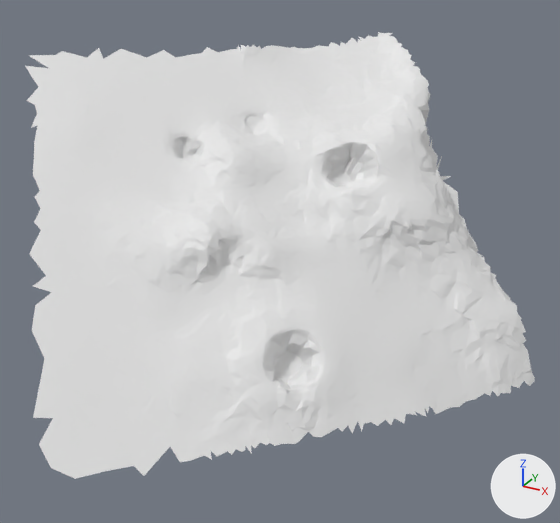
Before and after pictures for a commit that changed the glTF model moon small_tiles/tile_057.glb.
Both versions are drawn from a 50 mm camera at (19.01, -21.22, 23.48) aimed at (14.96, -13.87, 19.81). The lights are fixed; the arrows at lower right show +X, +Y and +Z. The older version comes first. Vertices at exactly the same position are counted once.

In view in the first picture: 't57'.
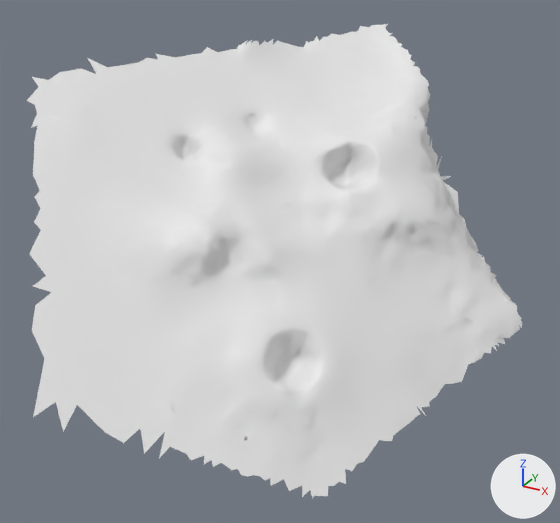
Location of each change, (x1, y1, x2, y2) in pixels of the pictures (560 x 523 px):
't57', reshaped (6% taller)
    before: (26, 32, 535, 479)
    after: (26, 24, 522, 499)
part 1 of me_t57, deleted
    before: (26, 48, 174, 80)
part 2 of me_t57, reshaped
    before: (33, 324, 535, 479)
    after: (204, 24, 420, 499)

What changed in the scene script:
```text
Change me_t57:
    used by ob_t57; location = (0.0, 0.0, 0.0)
    remove me_t57.from_pydata(...)  # 4330 vertices, 8419 faces; spans x 11.69..17.87, y -16.84..-10.93, z 18.36..22.09
    add me_t57.from_pydata(...)  # 4396 vertices, 8550 faces; spans x 11.89..17.62, y -16.68..-10.8, z 18.02..22.19
    me_t57 part 1
    10 vertices are removed from x 11.69..12.88, y -14.37..-13.13, z 21.86..22.04
    19 faces are deleted
    me_t57 part 2
    95 vertices are removed from x 13.81..17.87, y -16.84..-12.82, z 18.36..19.07
    191 faces are deleted
    166 vertices are added at x 13.64..16.87, y -15.96..-10.8, z 18.02..22.19
    5 new vertices lie (0.03, 0.05, 0.02) away from vertices in x 15.52..16.25, y -15.79..-15.25, z 18.14..18.35
    341 new faces join them
```
